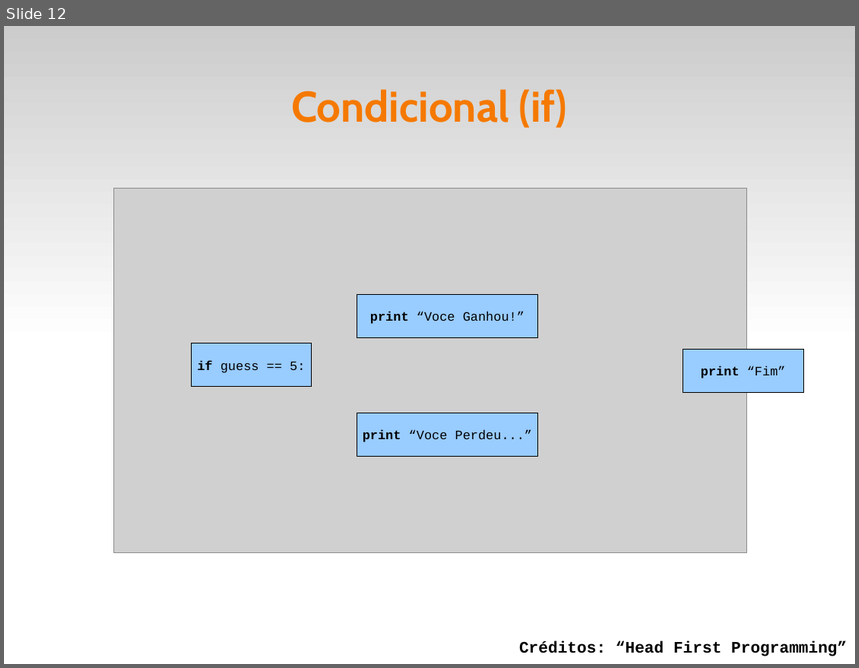
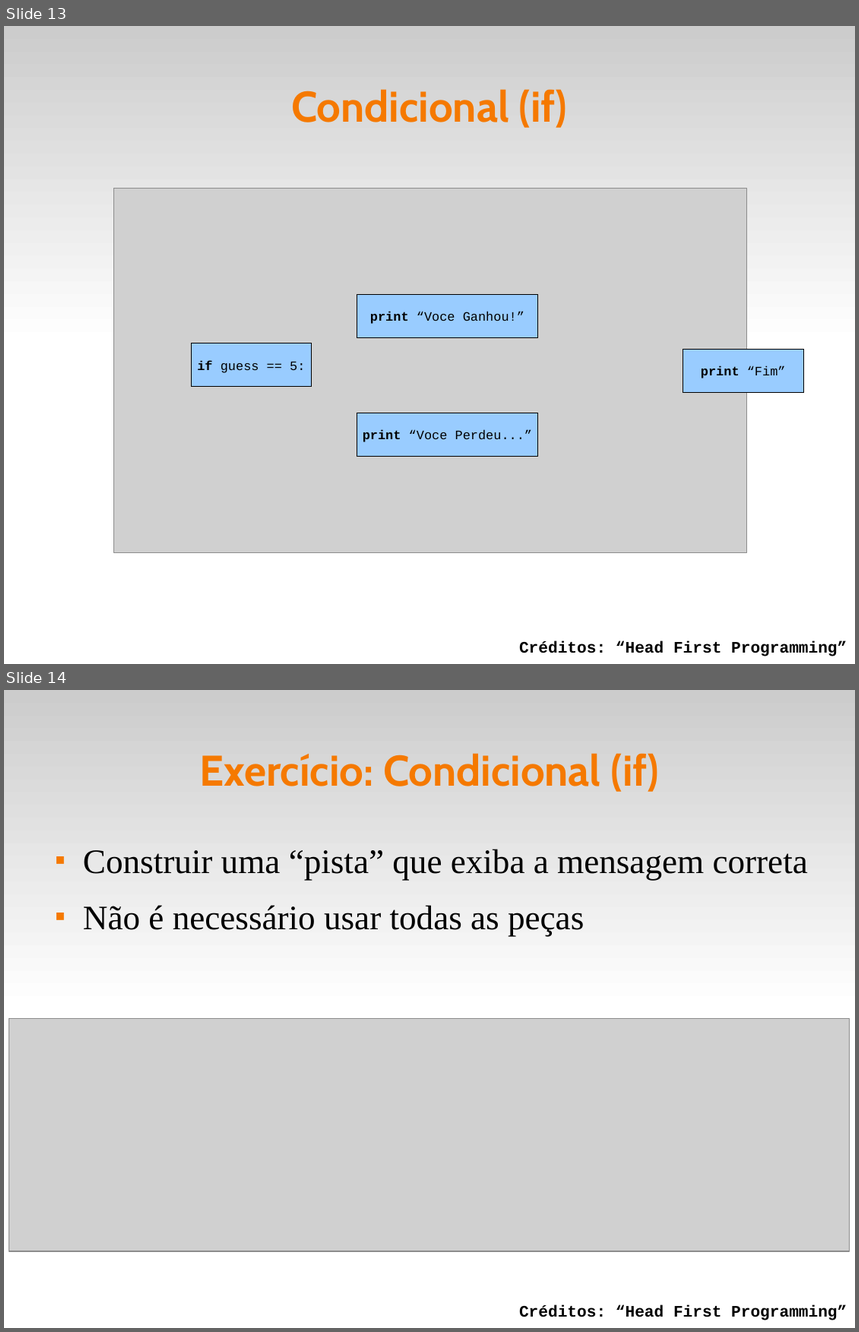
Before and after one commit to fsantanna-uerj/IPD, a slide deck: slides/ipd-03.odp. Shown one above the other, each under a label of ours: slide 12 before the commit, slides 13 and 14 after it. The pictures are 859x668 and 859x1332 pixels, drawn with LibreOffice and Linux fonts; fonts in the diff are those of the drawing; grey boxes stand for pictures. Boxes give left, top, right and bottom in pixels: in the first picture for what was removed or moved away, otherwise in the second. Text is boxed around its words. In the diff, an @@ line names an element or a change of style, - is before the commit and + after.

```diff
--- a/slides/ipd-03.odp
+++ b/slides/ipd-03.odp
@@ slide 14 added at (4,690,855,1328), background #FFFFFF; not listed: 1 template element that a slide beside it also shows @@
@@ title added at (199,753,659,792), 40 pt, text #F57900, bold @@
+Exercício: Condicional (if)
@@ text added at (83,849,808,937), 32 pt, text #000000 @@
+■ Construir uma “pista” que exiba a mensagem correta
+■ Não é necessário usar todas as peças
@@ picture added at (9,1019,850,1252) @@
@@ text added at (519,1306,847,1321), 15 pt, text #000000, bold @@
+Créditos: “Head First Programming”
@@ what was slide 12 is now slide 13 @@
```
Also in this commit, not shown: 2 slides changed, 3 other slides added, 23 other files.
